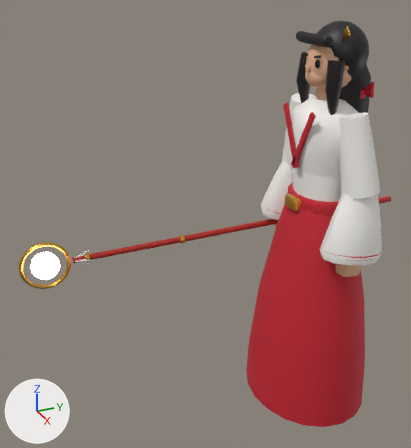
A saved change to the glTF model public/assets/models/npc_maiden.glb.
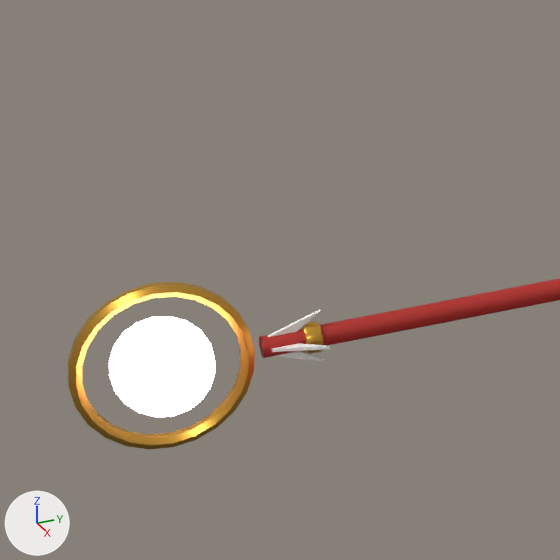
Each version appears first whole from a camera (50 mm lens) standing at (1.761, -1.294, 1.847) and looking at (-0.113, -0.451, 0.91), and next in a close-up on the part from 0% to 38% of the width and 37% to 71% of the height. Arrows for +X, +Y and +Z are at lower left; the lights stay in place. The older version's two pictures come first. Where no turn or scale is listed for an object, it has been applied to the vertices.

The first close-up shows 'maiden_staff'.
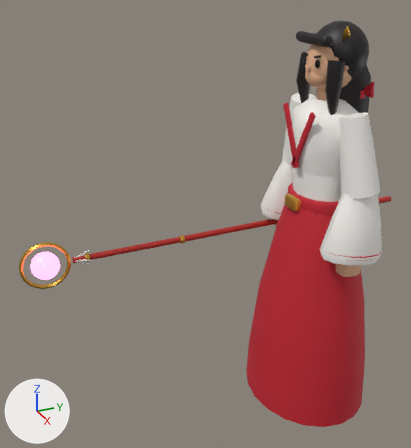
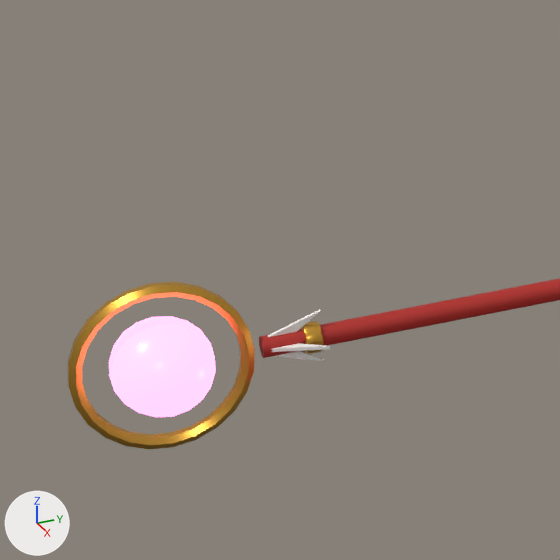
Pixel boxes (x1, y1, x2, y2) of what changed, in the close-ups (560 x 560 px):
'maiden_staff', recoloured, surface changed: (73, 289, 312, 443) in both

The edits, one by one:
Material 'glow_spirit' (mat_glow_spirit) changes colour from white #ffffff to pink #b35f97; in linear values from (1.0, 1.0, 1.0) to (0.45, 0.114, 0.309).
In material 'glow_spirit' (mat_glow_spirit), emission_color goes from (1.0, 0.631, 0.871) (pink #ffd0f0) to (1.0, 0.254, 0.687) (pink #ff8ad8).
In material 'glow_spirit' (mat_glow_spirit), emission_strength goes from 5.0 to 2.5.
